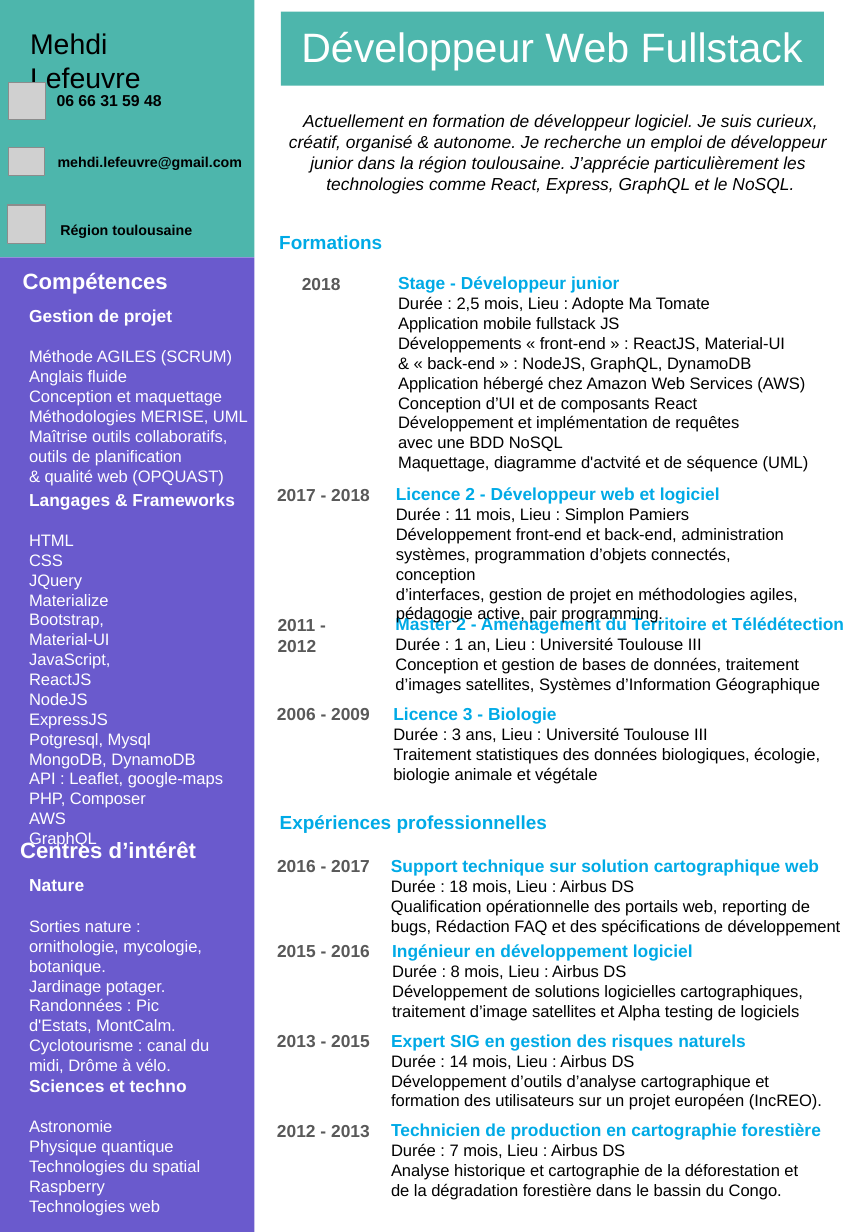
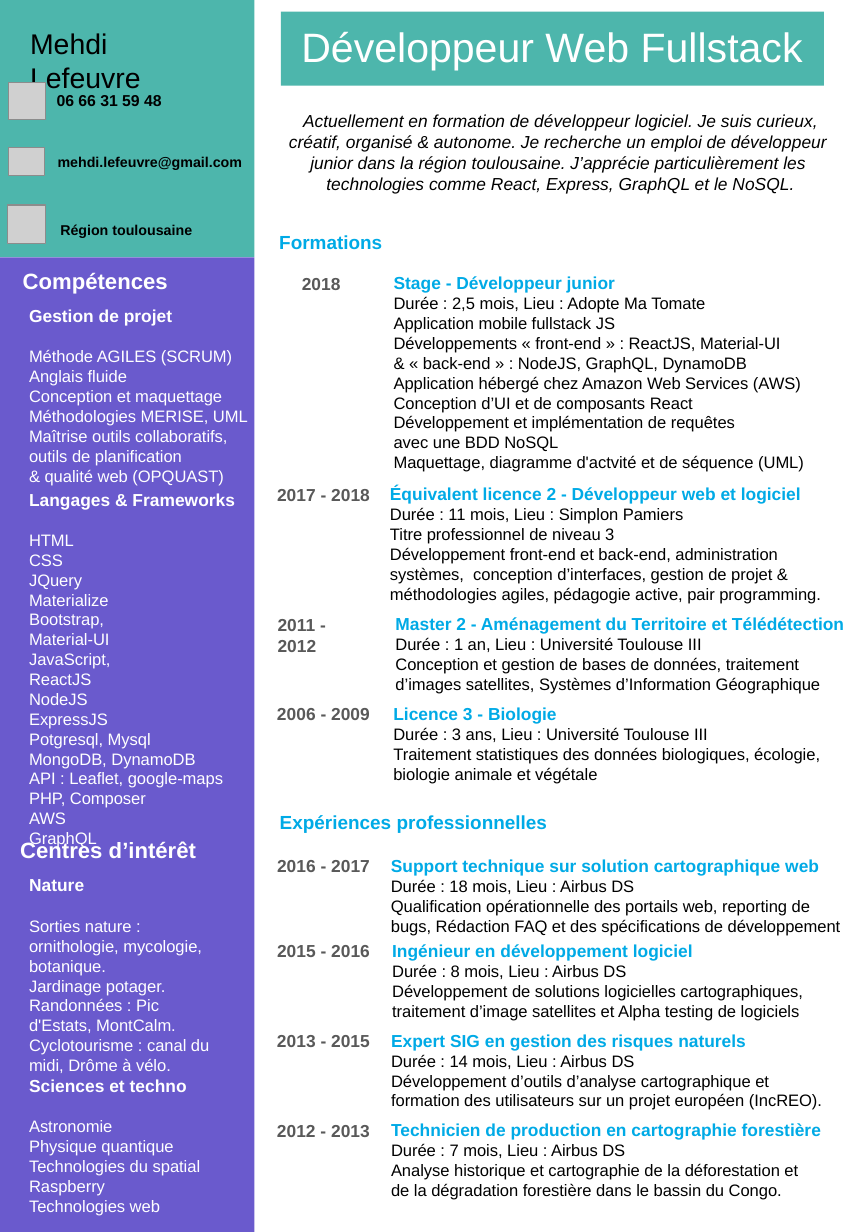
Before and after one commit to Sh3nr0n/CV_RWD_ML, a slide deck: slide 1 of doc/Mehdi_LEFEUVRE.odp. Drawn at 853x1232 pixels with LibreOffice and Linux fonts; fonts in the diff are those of the drawing; grey boxes stand for pictures; background and template pictures are left out. Boxes give left, top, right and bottom in pixels: in the first picture for what was removed or moved away, otherwise in the second. Text is boxed around its words. In the diff, an @@ line names an element or a change of style, - is before the commit and + after.

```diff
--- a/doc/Mehdi_LEFEUVRE.odp
+++ b/doc/Mehdi_LEFEUVRE.odp
@@ text "Stage - Développeur junior": place and size @@
-text "Stage - Développeur junior" at (398, 276, 809, 472)
+text "Stage - Développeur junior" at (394, 276, 804, 472)
@@ text at (390, 486, 801, 504): text changed @@
-Licence 2 - Développeur web et logiciel
+Équivalent licence 2 - Développeur web et logiciel
@@ text at (390, 528, 614, 543): paragraph added @@
+Titre professionnel de niveau 3
@@ text at (390, 567, 821, 603): text changed @@
-systèmes, programmation d’objets connectés, conception
-d’interfaces, gestion de projet en méthodologies agiles,
-pédagogie active, pair programming.
+systèmes, conception d’interfaces, gestion de projet &
+méthodologies agiles, pédagogie active, pair programming.
```
Also in this commit, not shown: 8 other files.
